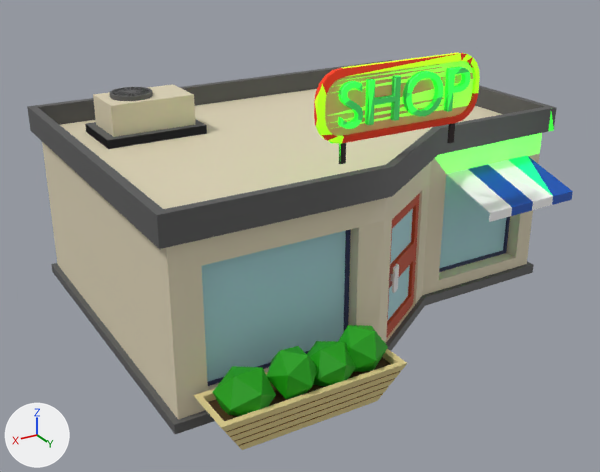
An edit to the glTF model shops/models/shop-general-mini_night.glb, drawn before and after from the same camera.
One viewpoint serves both versions: a 50 mm lens placed at (3.89, 6.05, 3.73), pointed at (0.3, 0.07, 0.74). Every picture has the same lights, and +X, +Y and +Z are marked at lower left. The picture after the commit comes second. Where no turn or scale is listed for an object, it has been applied to the vertices. Vertices at exactly the same position are counted once.

The older version as bpy lines, for what is in view:
```python
ob_pcube1_lambert10_0 = bpy.data.objects.new('pCube1_lambert10_0', me_pcube1_lambert10_0)
ob_pcube1_lambert10_0.location = (-0.003, -0.205, 0.895)
ob_pcube1_lambert6_0 = bpy.data.objects.new('pCube1_lambert6_0', me_pcube1_lambert6_0)
ob_pcube1_lambert6_0.location = (-0.003, -0.205, 0.895)
ob_pcube5_lambert8_0 = bpy.data.objects.new('pCube5_lambert8_0', me_pcube5_lambert8_0)
ob_pcube5_lambert8_0.location = (-0.003, -0.205, -0.085)
ob_sign_0 = bpy.data.objects.new('sign_0', me_sign_0)
ob_sign_0.location = (-0.003, -0.205, -0.097)
ob_sign_1 = bpy.data.objects.new('sign_1', me_sign_1)
ob_sign_1.location = (-0.003, -0.205, -0.097)
ob_sign_2 = bpy.data.objects.new('sign_2', me_sign_2)
ob_sign_2.location = (-0.003, -0.205, -0.097)
ob_sign_letters = bpy.data.objects.new('sign_letters', me_sign_letters)
ob_sign_letters.location = (-0.003, -0.205, -0.097)
# also in view: 'pCube3_lambert3_0' at (1.15, 1.54, 0.16); 'pPlatonic3_lambert2_0' at (1.64, 1.54, 0.36); 'pCube1_lambert13_0' at (-0.06, 0.36, 0.76); 'pPlatonic2_lambert2_0' at (0.94, 1.55, 0.38); 'pPlatonic1_lambert2_0' at (0.64, 1.54, 0.41)
```
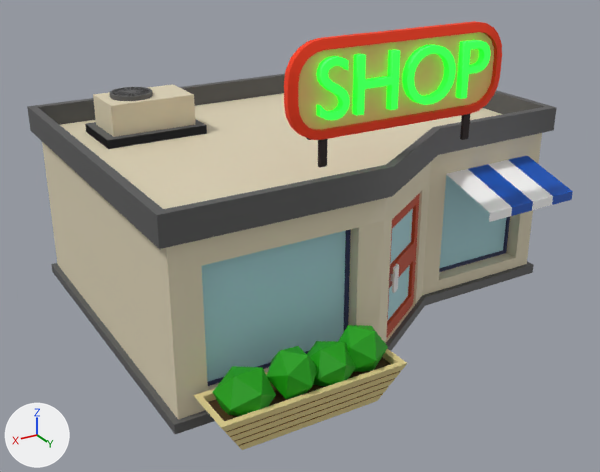
Boxes (x1, y1, x2, y2) around the edits, measured in the pictures (600 x 472 px; the box of a moved part takes in the faces that stretch with it):
'pCube1_lambert6_0', surface changed: (281, 93, 542, 279) in both
'sign_1', reshaped, surface changed (32% wider, 29% taller): before (325, 61, 473, 136); after (298, 32, 494, 129)
'sign_2', surface changed, moved, rescaled (31% wider, 32% taller): before (314, 53, 480, 143); after (284, 21, 502, 140)
'sign_letters', reshaped, surface changed (32% wider, 29% taller): before (338, 67, 470, 129); after (317, 40, 491, 120)
'pCube1_lambert10_0', surface changed (darker): (468, 156, 571, 210) in both
'sign_0', reshaped (30% wider, 29% taller): before (330, 123, 455, 164); after (307, 114, 470, 167)
part 3 of me_sign_letters, moved or reshaped: before (338, 67, 470, 129); after (317, 40, 491, 120)
part 6 of me_sign_1, moved or reshaped: before (325, 61, 473, 136); after (298, 32, 494, 129)
part 8 of me_sign_2, moved or reshaped: before (314, 53, 480, 143); after (284, 21, 502, 140)

What the commit changed:
me_pcube1_lambert6_0 has 127 vertices, 182 faces and spans x -2.05..2.05, y -1.61..1.47, z -0.78..0.67.
me_pcube1_lambert6_0 is used by ob_pcube1_lambert6_0; location (-0.003, -0.205, 0.895).
me_pcube1_lambert6_0 part 1: texture (UV) coordinates changed.
me_pcube1_lambert10_0 has 25 vertices, 25 faces and spans x -1.885..-1.14, y 0.841..1.434, z 0.145..0.412.
me_pcube1_lambert10_0 is used by ob_pcube1_lambert10_0; location (-0.003, -0.205, 0.895).
me_pcube1_lambert10_0 part 2: texture (UV) coordinates changed.
me_sign_letters is used by ob_sign_letters; location (-0.003, -0.205, -0.097).
me_sign_letters had 290 vertices, 431 faces and spanned x -0.621..0.593, y 1.301..1.345, z 2.138..2.482.
me_sign_letters now has 290 vertices, 431 faces and spans x -0.814..0.774, y 1.288..1.345, z 2.225..2.675.
me_sign_letters part 3: the whole mesh is multiplied about its middle by the matrix ((1.308, 0.0, 0.0), (0.0, 1.308, 0.0), (0.0, 0.0, 1.308)), then moved by (-0.005, -0.007, 0.139).
me_sign_letters part 4: texture (UV) coordinates changed.
me_sign_0 is used by ob_sign_0; location (-0.003, -0.205, -0.097).
me_sign_0 had 40 vertices, 60 faces and spanned x -0.546..0.561, y 1.12..1.293, z 1.857..2.261.
me_sign_0 now has 40 vertices, 60 faces and spans x -0.715..0.733, y 1.051..1.277, z 1.857..2.385.
me_sign_0 part 5: the whole mesh is multiplied about its middle by the matrix ((1.308, 0.0, 0.0), (0.0, 1.308, 0.0), (0.0, 0.0, 1.308)), then moved by (0.001, -0.042, 0.062).
me_sign_1 is used by ob_sign_1; location (-0.003, -0.205, -0.097).
me_sign_1 had 24 vertices, 22 faces and spanned x -0.704..0.719, y 1.291, z 2.078..2.524.
me_sign_1 now has 24 vertices, 22 faces and spans x -0.921..0.939, y 1.274, z 2.147..2.73.
me_sign_1 part 6: 24 of 24 vertices moved; they spanned x -0.704..0.719, y 1.291, z 2.078..2.524 and now span x -0.921..0.939, y 1.274, z 2.147..2.73; mean shift (0.001, -0.017, 0.137).
me_sign_1 part 7: texture (UV) coordinates changed.
me_sign_2 is used by ob_sign_2; location (-0.003, -0.205, -0.097).
me_sign_2 had 96 vertices, 166 faces and spanned x -0.76..0.77, y 1.26..1.32, z 2.02..2.58.
me_sign_2 now has 96 vertices, 166 faces and spans x -0.99..1.01, y 1.24..1.31, z 2.07..2.8.
me_sign_2 part 8: the whole mesh is scaled about its middle by 1.31, then moved by (0.0, -0.02, 0.14).
me_sign_2 part 9: texture (UV) coordinates changed.
